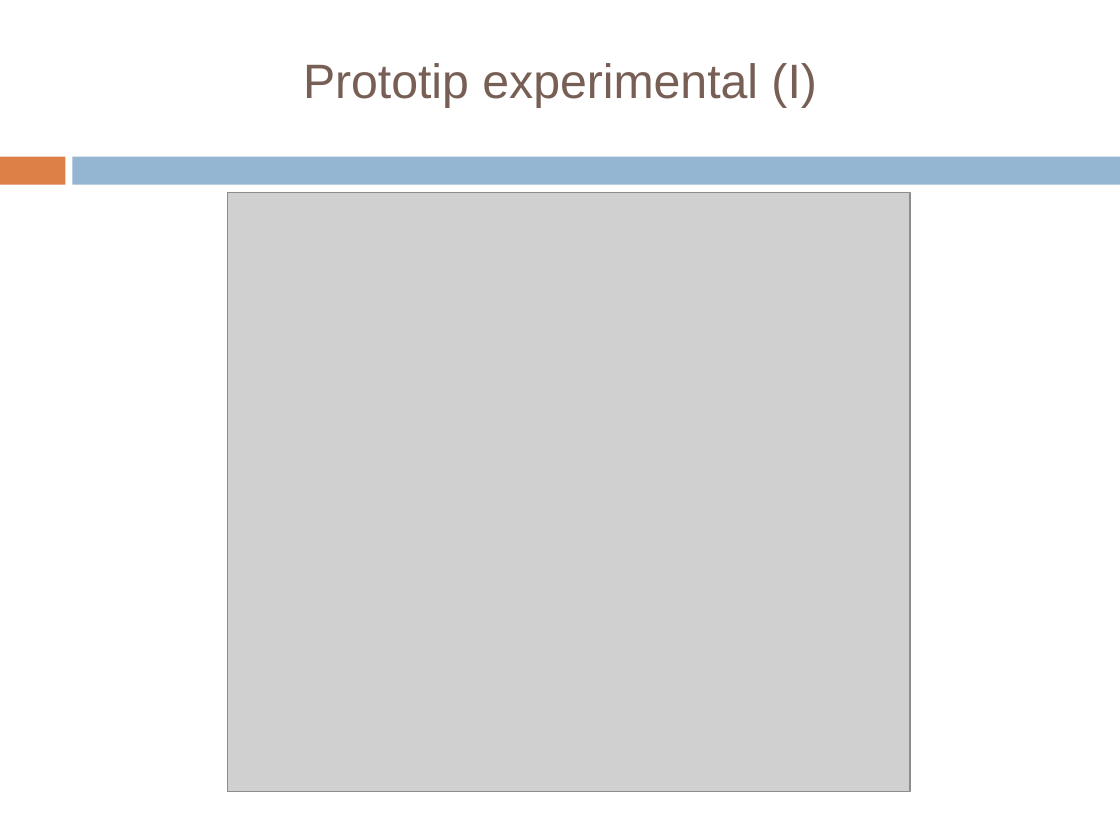
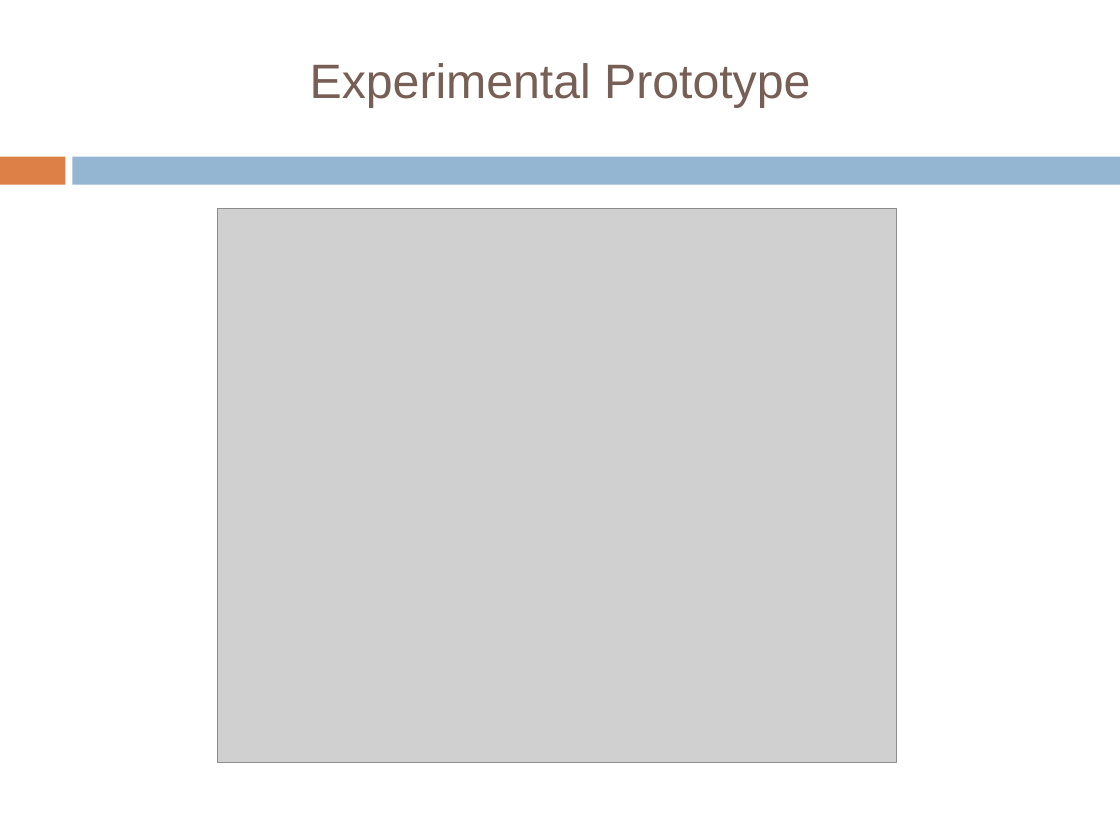
Before and after one commit to tiberiu-b/Diet4EldersDocumentation, a slide deck: slide 24 of Prezentare/TiberiuBoros.pptx (slide 15 before the commit). Drawn at 1120x840 pixels with LibreOffice and Linux fonts; fonts in the diff are those of the drawing; grey boxes stand for pictures; background and template pictures are left out. Boxes give left, top, right and bottom in pixels: in the first picture for what was removed or moved away, otherwise in the second. Text is boxed around its words. In the diff, an @@ line names an element or a change of style, - is before the commit and + after.

```diff
--- a/Prezentare/TiberiuBoros.pptx
+++ b/Prezentare/TiberiuBoros.pptx
@@ title at [310,63,810,108]: text changed @@
-Prototip experimental (I)
+Experimental Prototype
@@ picture: place and size @@
-picture at [227,193,911,792]
+picture at [217,208,896,763]
```
Also in this commit, not shown: 10 other slides changed, 15 slides added, 1 slide removed, 1 other file.
